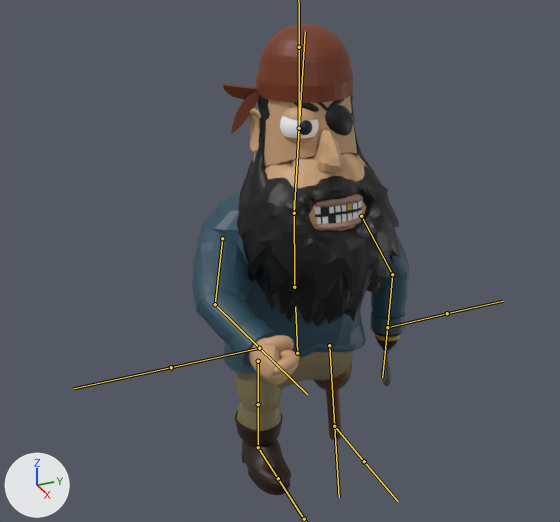
The FBX model Content/BoatFight/Models/Characters/Panglang/Panglang The Pirate.fbx as it was, and as the next commit left it.
Camera for both pictures: a 50 mm lens placed at (4.03, -1.95, 3.52), pointed at (0.09, -0.18, 1.55). Lighting does not change. The marker at lower left points along +X, +Y and +Z. Both versions are drawn at the pose saved in each file; the numbers are the values there. The bones that bend it are drawn over the model as lines.

Names of what the first picture shows: 'Arm, Upper Left', 'Arm, Upper Right', 'Arm, Upper Right.001', 'Boot Top.001', 'Eyeball', 'Groin', 'Peg Leg', 'Torso'.
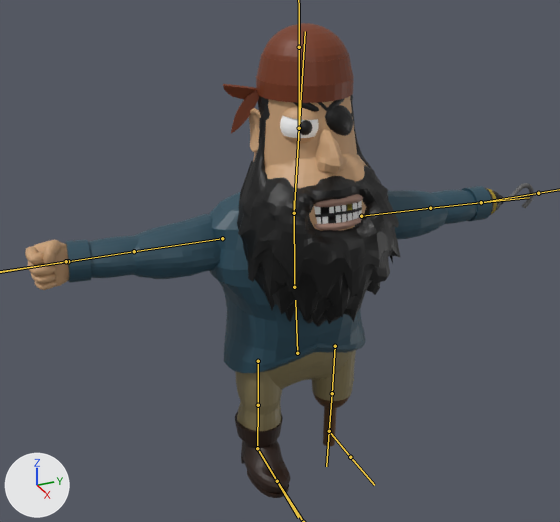
Where the change shows, as pixel boxes (x1, y1, x2, y2) in the pictures (560 x 522 px):
'Arm, Upper Right.001', posed: before (192, 217, 277, 366); after (65, 214, 221, 283)
'Arm, Upper Left', posed: before (371, 231, 409, 386); after (387, 183, 534, 239)
'Groin', posed: before (235, 350, 355, 431); after (235, 350, 356, 431)
'Arm, Upper Right', posed: before (248, 335, 300, 385); after (25, 239, 69, 290)
'Boot Top.001', posed: before (235, 411, 291, 495); after (235, 412, 291, 498)
'Peg Leg', posed (32% shorter): before (314, 360, 352, 440); after (313, 393, 350, 447)
bone 'ArmLeft', root to tip: before (361, 216) to (392, 274); after (361, 216) to (430, 208)
bone 'ForearmLeft', root to tip: before (392, 274) to (387, 327); after (430, 208) to (481, 202)
bone 'ArmRight', root to tip: before (222, 238) to (215, 304); after (222, 238) to (134, 251)
bone 'ForearmRight', root to tip: before (215, 304) to (259, 348); after (134, 251) to (68, 261)
bone 'ForearmLeftIK', root to tip: before (387, 327) to (447, 313); after (481, 202) to (538, 193)

The edits, one by one:
Bone 'ArmLeft' (bone_armleft) turns from (-99, 31, -108) to (0, 0, 0) degrees about its own x, y and z.
Bone 'ForearmLeft' (bone_forearmleft) turns from (9, 2, -27) to (0, 0, 0) degrees about its own x, y and z.
Bone 'ArmRight' (bone_armright) turns from (19, -13, -71) to (-3, 0, -2) degrees about its own x, y and z.
Bone 'ForearmRight' (bone_forearmright) turns from (-2, 0, -39) to (-1, 0, 5) degrees about its own x, y and z.
Bone 'ForearmLeftIK' (bone_forearmleftik) moves from (0.004, -0.698, -0.833) to (0.0, 0.0, 0.0).
